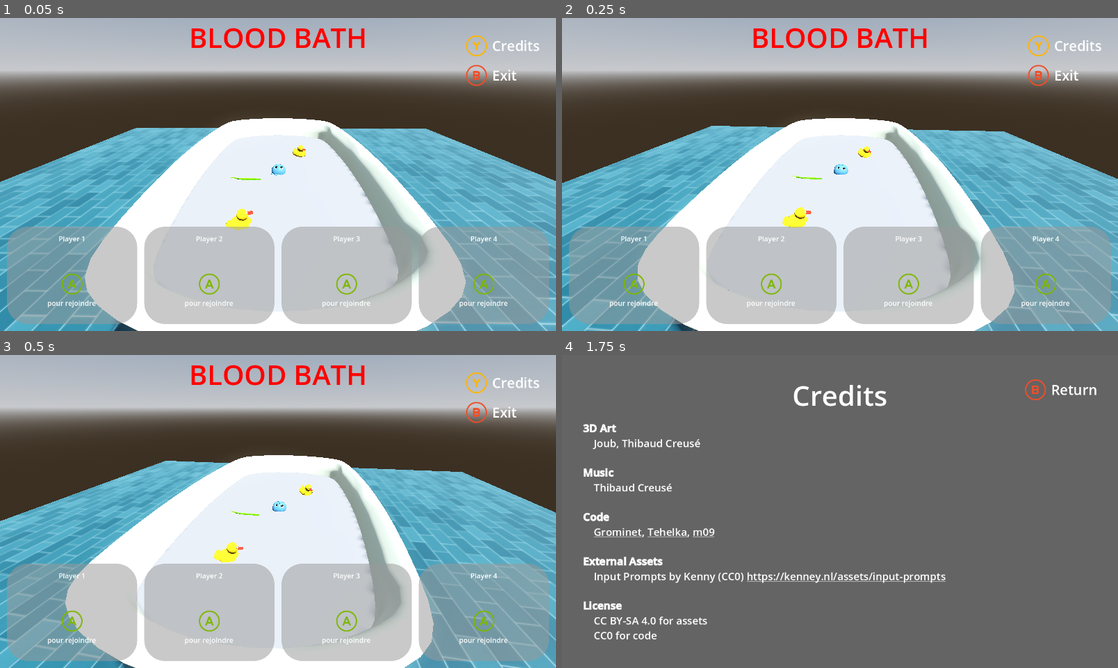
Above: before the commit, frames 1-4 (two rows, left to right).
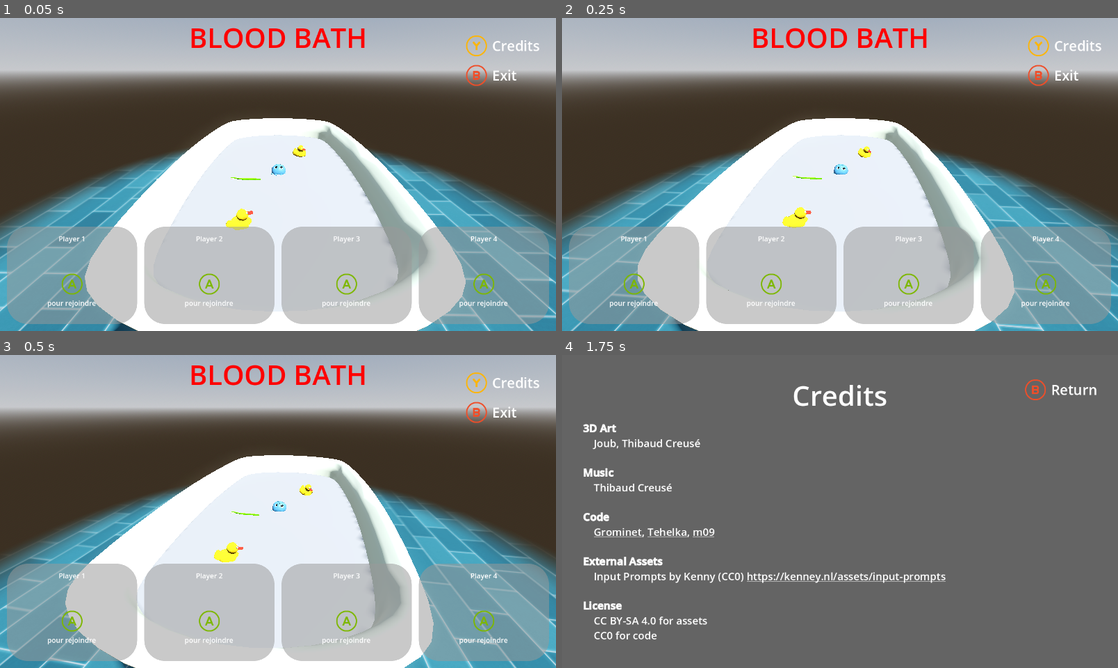
Above: after the commit, the same moments.

Repository: Gr0minet/ggj2025
Game: Godot game, scene res://scenes/test_all.tscn
Same seed, same stepped clock (60 frames per second), same inputs: the game is played once before the commit and once after it.
Inputs:
- Up to frame 1 (0.05 s): no input
- Up to frame 2 (0.25 s): no input
- Up to frame 3 (0.5 s): no input
- Up to frame 4 (1.75 s): hold I (change_color_up) 0.53-1.28 s; hold J (join_game) 0.53-1.28 s; hold O (change_color_down) from 1.28 s (still down); tap C (show_credits) at 1.35 s

The runs differ from the first frame. In frame 1, 15% of the frame differs, in the area x 0-100%, y 35-100%; in frame 2, 15%, in the area x 0-100%, y 34-100%; in frame 3, 15%; in frame 4, nothing differs.

Commit message:
Ajout fondu sol

Diff:
--- a/godot/main/main.tscn
+++ b/godot/main/main.tscn
@@ -1,13 +1,13 @@
-[gd_scene load_steps=21 format=3 uid="uid://4el3kq51boe8"]
+[gd_scene load_steps=24 format=3 uid="uid://4el3kq51boe8"]
 
 [ext_resource type="Script" path="res://main/main.gd" id="1_bujv1"]
 [ext_resource type="Shader" path="res://environment/water/water.gdshader" id="1_gudu6"]
 [ext_resource type="Texture2D" uid="uid://ssrlnj65d4bs" path="res://environment/water/textures/caustic_texture.png" id="2_woun1"]
 [ext_resource type="PackedScene" uid="uid://b5h2nmyraqa6q" path="res://environment/baignoire/BAIGNOIRE_SMOOTH.glb" id="3_4tryq"]
-[ext_resource type="PackedScene" uid="uid://d07dk8b1m8cbs" path="res://environment/sol/floor.glb" id="3_84s0j"]
 [ext_resource type="PackedScene" uid="uid://cpsw08ate1kf0" path="res://assets/FLOTTE.glb" id="3_qnajh"]
 [ext_resource type="PackedScene" uid="uid://byejtqwx88kyu" path="res://scenes/bubble.tscn" id="4_1iwhq"]
 [ext_resource type="Script" path="res://main/hud.gd" id="4_f7kia"]
+[ext_resource type="Texture2D" uid="uid://d2mghrpwtd852" path="res://environment/sol/floor_Tiles029_4K_Color.jpg" id="4_vyspa"]
 [ext_resource type="PackedScene" uid="uid://b2i5bmbjailsa" path="res://item/duck.tscn" id="7_t2yrm"]
 [ext_resource type="PackedScene" uid="uid://de76wbnhfpsty" path="res://item/tooth_brush.tscn" id="8_vqbr5"]
 [ext_resource type="Script" path="res://scripts/debug_draw.gd" id="8_wqv0v"]
@@ -27,6 +27,71 @@
 tonemap_mode = 2
 glow_enabled = true
 
+[sub_resource type="Shader" id="Shader_abalk"]
+code = "// NOTE: Shader automatically converted from Godot Engine 4.3.stable's StandardMaterial3D.
+
+shader_type spatial;
+render_mode blend_mix, depth_draw_opaque, cull_back, diffuse_burley, specular_schlick_ggx;
+
+uniform vec4 albedo : source_color;
+uniform sampler2D texture_albedo : source_color, filter_linear_mipmap, repeat_enable;
+uniform float point_size : hint_range(0.1, 128.0, 0.1);
+
+uniform float roughness : hint_range(0.0, 1.0);
+uniform sampler2D texture_metallic : hint_default_white, filter_linear_mipmap, repeat_enable;
+uniform vec4 metallic_texture_channel;
+uniform sampler2D texture_roughness : hint_roughness_r, filter_linear_mipmap, repeat_enable;
+
+uniform float specular : hint_range(0.0, 1.0, 0.01);
+uniform float metallic : hint_range(0.0, 1.0, 0.01);
+
+uniform vec3 uv1_scale;
+uniform vec3 uv1_offset;
+uniform vec3 uv2_scale;
+uniform vec3 uv2_offset;
+
+void vertex() {
+	UV = UV * uv1_scale.xy + uv1_offset.xy;
+}
+
+void fragment() {
+	vec2 base_uv = UV;
+
+	vec4 albedo_tex = texture(texture_albedo, base_uv);
+	ALBEDO = albedo.rgb * albedo_tex.rgb;
+
+	float metallic_tex = dot(texture(texture_metallic, base_uv), metallic_texture_channel);
+	METALLIC = metallic_tex * metallic;
+	SPECULAR = specular;
+
+	vec4 roughness_texture_channel = vec4(1.0, 0.0, 0.0, 0.0);
+	float roughness_tex = dot(texture(texture_roughness, base_uv), roughness_texture_channel);
+	ROUGHNESS = roughness_tex * roughness;
+	vec2 centered_uv = (UV * 2.0 / uv1_scale.xy - vec2(1.0)) ;
+	float gradient = smoothstep(1.0, 0.7, (length(centered_uv)));
+	ALPHA = gradient;
+}
+"
+
+[sub_resource type="ShaderMaterial" id="ShaderMaterial_gwahh"]
+render_priority = 0
+shader = SubResource("Shader_abalk")
+shader_parameter/albedo = Color(1, 1, 1, 1)
+shader_parameter/point_size = 1.0
+shader_parameter/roughness = 1.0
+shader_parameter/metallic_texture_channel = null
+shader_parameter/specular = 0.5
+shader_parameter/metallic = 0.0
+shader_parameter/uv1_scale = Vector3(2, 2, 2)
+shader_parameter/uv1_offset = Vector3(0, 0, 0)
+shader_parameter/uv2_scale = Vector3(1, 1, 1)
+shader_parameter/uv2_offset = Vector3(0, 0, 0)
+shader_parameter/texture_albedo = ExtResource("4_vyspa")
+
+[sub_resource type="PlaneMesh" id="PlaneMesh_e2m5y"]
+material = SubResource("ShaderMaterial_gwahh")
+size = Vector2(10, 10)
+
 [sub_resource type="BoxShape3D" id="BoxShape3D_1b16v"]
 size = Vector3(0.55, 0.35, 0.1)
 
@@ -37,7 +102,7 @@
 noise = SubResource("FastNoiseLite_h6l63")
 
 [sub_resource type="ShaderMaterial" id="ShaderMaterial_6uoci"]
-render_priority = 0
+render_priority = -1
 shader = ExtResource("1_gudu6")
 shader_parameter/water_color = Color(0.133333, 0.490196, 0.823529, 1)
 shader_parameter/water_depth_color = Color(0.133333, 0.490196, 0.823529, 1)
@@ -61,7 +126,8 @@
 [node name="WorldEnvironment" type="WorldEnvironment" parent="."]
 environment = SubResource("Environment_7x14t")
 
-[node name="floor" parent="." instance=ExtResource("3_84s0j")]
+[node name="Sol" type="MeshInstance3D" parent="."]
+mesh = SubResource("PlaneMesh_e2m5y")
 
 [node name="Baignoire" type="StaticBody3D" parent="."]
 transform = Transform3D(2, 0, 0, 0, 2, 0, 0, 0, 2, 0, 0, 0)
Binary file changed: godot/environment/sol/floor.glb
